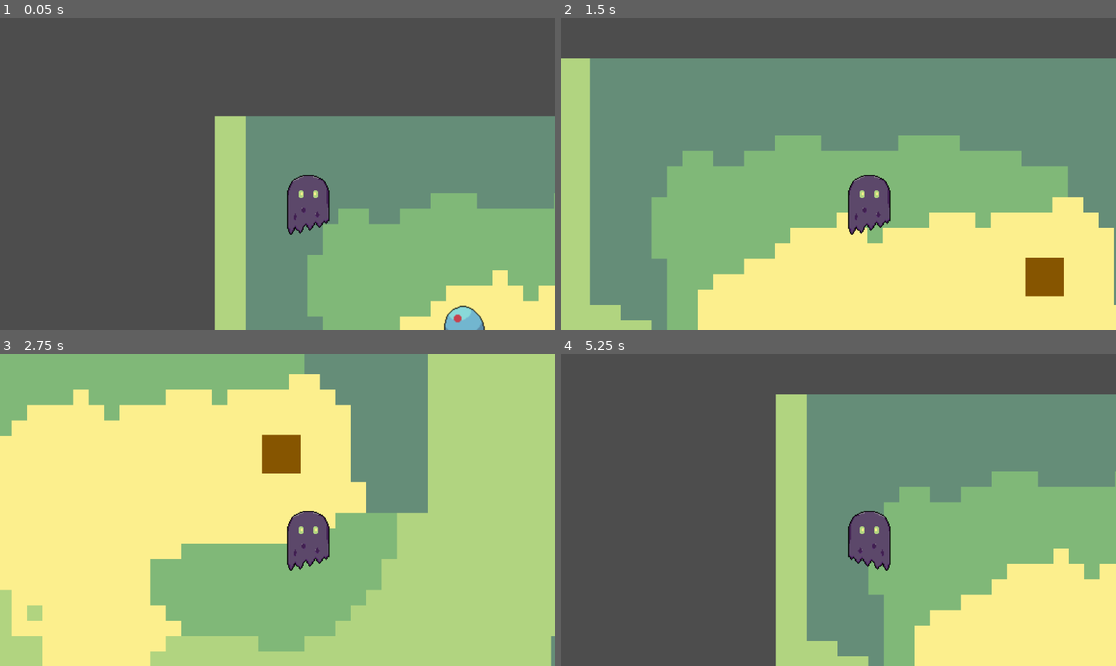
Above: before the commit, frames 1-4 (two rows, left to right).
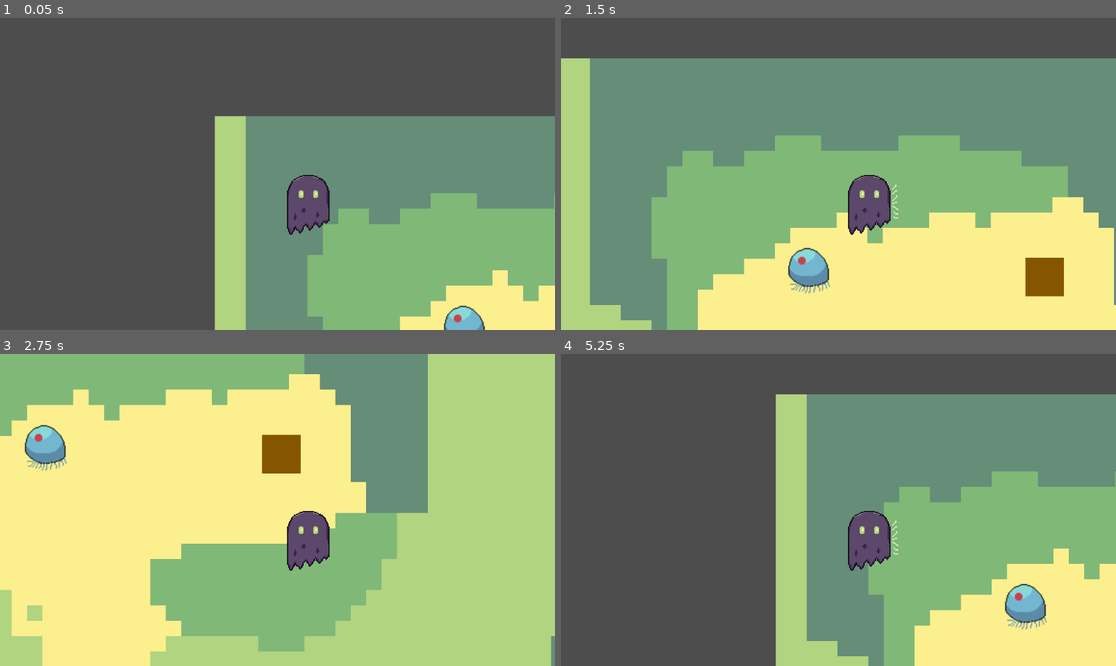
Above: after the commit, the same moments.

Repository: moulindavid/godot-2d
Game: Godot game, scene res://scenes/world.tscn
Same seed, same stepped clock (60 frames per second), same inputs: the game is played once before the commit and once after it.
Inputs (mouse positions are in pixels of both pictures, inside the frame that each line leads up to):
- Up to frame 1 (0.05 s): no input
- Up to frame 2 (1.5 s): tap Enter at 0.5 s; move the mouse to (1027, 326) at 0.52 s; hold Right (ui_right) 0.53-1.28 s; click (1027, 326) at 0.6 s; move the mouse to (727, 189) at 1.27 s; hold Down (ui_down) from 1.28 s (still down); click (727, 189) at 1.35 s
- Up to frame 3 (2.75 s): move the mouse to (333, 441) at 2.02 s; release Down (ui_down) at 2.03 s; hold Right (ui_right) from 2.03 s (still down); click (333, 441) at 2.1 s
- Up to frame 4 (5.25 s): move the mouse to (810, 572) at 2.77 s; release Right (ui_right) at 2.78 s; hold Up (ui_up) 2.78-3.53 s; click (810, 572) at 2.85 s; move the mouse to (1005, 556) at 3.52 s; hold Left (ui_left) 3.53-5.03 s; click (1005, 556) at 3.6 s; move the mouse to (672, 463) at 4.27 s; click (672, 463) at 4.35 s; move the mouse to (866, 510) at 5.02 s; hold Down (ui_down) from 5.03 s (still down); click (866, 510) at 5.1 s

The runs differ from the first frame. In frame 1, less than 0.1% of the frame differs, in the area x 56-58%, y 55-57%; in frame 2, 0.9%; in frame 3, 0.8%; in frame 4, 1.2%, in the area x 51-88%, y 51-89%.

Commit message:
feat: attack annimation kill

Diff:
--- a/project.godot
+++ b/project.godot
@@ -54,6 +54,11 @@
 "events": [Object(InputEventMouseButton,"resource_local_to_scene":false,"resource_name":"","device":-1,"window_id":0,"a …(253 unchanged characters)…
 ]
 }
+mouse_left_click={
+"deadzone": 0.2,
+"events": [Object(InputEventMouseButton,"resource_local_to_scene":false,"resource_name":"","device":-1,"window_id":0,"alt_pressed":false,"shift_pressed":false,"ctrl_pressed":false,"meta_pressed":false,"button_mask":1,"position":Vector2(285, 10),"global_position":Vector2(294, 58),"factor":1.0,"button_index":1,"canceled":false,"pressed":true,"double_click":false,"script":null)
+]
+}
 
 [physics]
 
--- a/scenes/player/ghosty.gd
+++ b/scenes/player/ghosty.gd
@@ -1,22 +1,39 @@
 extends CharacterBody2D
 
 const SPEED = 300.0
+@onready var sprite = $AnimatedSprite2D
+@onready var attack_area = $AttackArea
 
-func _physics_process(delta: float) -> void:
+var is_attacking = false # A "state" variable
 
-	var direction := Input.get_vector("ui_left", "ui_right", "ui_up", "ui_down")
-
-	if direction:
-		velocity = direction * SPEED
-	else:
-		velocity = velocity.move_toward(Vector2.ZERO, SPEED)
-
-	if direction.x != 0:
-		$AnimatedSprite2D.flip_h = direction.x < 0
-
+func _physics_process(_delta):
+	var direction = Input.get_vector("ui_left", "ui_right", "ui_up", "ui_down")
+	velocity = direction * SPEED
 	move_and_slide()
 
-func _on_hitbox_area_entered(area: Area2D) -> void:
-	# Check if the thing we hit has a parent with a 'die' function
-	if area.name == "Hurtbox":
-		area.get_parent().die()
+	attack_area.look_at(get_global_mouse_position())
+
+	# ATTACK TRIGGER
+	if Input.is_action_just_pressed("mouse_left_click") and not is_attacking:
+		perform_attack()
+
+	# ANIMATION CONTROLLER
+	if not is_attacking:
+		sprite.play("idle")
+
+
+func perform_attack():
+	is_attacking = true
+	sprite.play("attack")
+
+	# Cleave logic
+	var overlapping_bodies = attack_area.get_overlapping_bodies()
+	for body in overlapping_bodies:
+		if body.has_method("die"):
+			body.die()
+
+# This is the signal function - make sure it is connected!
+func _on_animated_sprite_2d_animation_finished():
+	if sprite.animation == "attack":
+		is_attacking = false # Reset the state
+		sprite.play("idle")
--- a/scenes/player/ghosty.tscn
+++ b/scenes/player/ghosty.tscn
@@ -2,6 +2,23 @@
 
 [ext_resource type="Script" uid="uid://5aj2vc3y5ikv" path="res://scenes/player/ghosty.gd" id="1_6ks8a"]
 [ext_resource type="Texture2D" uid="uid://cx41y1ux4kfnx" path="res://assets/ghosty/ghost_big_idle_animation.png" id="1_ddkeh"]
+[ext_resource type="Texture2D" uid="uid://64gqi4ystde7" path="res://assets/ghosty/attack_animation.png" id="2_yxutj"]
+
+[sub_resource type="AtlasTexture" id="AtlasTexture_ln8s8"]
+atlas = ExtResource("2_yxutj")
+region = Rect2(0, 0, 64, 64)
+
+[sub_resource type="AtlasTexture" id="AtlasTexture_cott8"]
+atlas = ExtResource("2_yxutj")
+region = Rect2(64, 0, 64, 64)
+
+[sub_resource type="AtlasTexture" id="AtlasTexture_3xxp1"]
+atlas = ExtResource("2_yxutj")
+region = Rect2(128, 0, 64, 64)
+
+[sub_resource type="AtlasTexture" id="AtlasTexture_kwjt1"]
+atlas = ExtResource("2_yxutj")
+region = Rect2(192, 0, 64, 64)
 
 [sub_resource type="AtlasTexture" id="AtlasTexture_ddkeh"]
 atlas = ExtResource("1_ddkeh")
@@ -21,6 +38,23 @@
 
 [sub_resource type="SpriteFrames" id="SpriteFrames_lp4s2"]
 animations = [{
+"frames": [{
+"duration": 1.0,
+"texture": SubResource("AtlasTexture_ln8s8")
+}, {
+"duration": 3.0,
+"texture": SubResource("AtlasTexture_cott8")
+}, {
+"duration": 3.0,
+"texture": SubResource("AtlasTexture_3xxp1")
+}, {
+"duration": 3.0,
+"texture": SubResource("AtlasTexture_kwjt1")
+}],
+"loop": false,
+"name": &"attack",
+"speed": 20.0
+}, {
 "frames": [{
 "duration": 1.0,
 "texture": SubResource("AtlasTexture_ddkeh")
@@ -47,6 +81,10 @@
 radius = 21.0
 height = 60.0
 
+[sub_resource type="CapsuleShape2D" id="CapsuleShape2D_ln8s8"]
+radius = 4.0
+height = 40.0
+
 [node name="Ghosty" type="CharacterBody2D" unique_id=1321214851]
 script = ExtResource("1_6ks8a")
 
@@ -56,21 +94,36 @@
 texture_filter = 1
 position = Vector2(32, 32)
 sprite_frames = SubResource("SpriteFrames_lp4s2")
-animation = &"idle"
+animation = &"attack"
 autoplay = "idle"
-frame = 3
-frame_progress = 0.5984266
 
 [node name="CollisionShape2D" type="CollisionShape2D" parent="." unique_id=1643504698]
 position = Vector2(32, 35)
 shape = SubResource("CapsuleShape2D_6ks8a")
 
 [node name="Area2D" type="Area2D" parent="." unique_id=1781609251]
+light_mask = 4
+visibility_layer = 4
 
-[node name="HurtBox" type="CollisionShape2D" parent="Area2D" unique_id=392323723]
-position = Vector2(32, 30)
+[node name="Hurtbox" type="CollisionShape2D" parent="Area2D" unique_id=392323723]
+light_mask = 4
+visibility_layer = 4
+position = Vector2(32, 31)
 shape = SubResource("CapsuleShape2D_yxutj")
 
 [node name="Camera2D" type="Camera2D" parent="." unique_id=172237142]
 zoom = Vector2(2, 2)
 position_smoothing_speed = 10.0
+
+[node name="AttackArea" type="Area2D" parent="." unique_id=736970673]
+light_mask = 7
+visibility_layer = 0
+position = Vector2(32, 32)
+
+[node name="CollisionShape2D" type="CollisionShape2D" parent="AttackArea" unique_id=1084395100]
+light_mask = 7
+visibility_layer = 7
+position = Vector2(27, -3)
+shape = SubResource("CapsuleShape2D_ln8s8")
+
+[connection signal="animation_finished" from="AnimatedSprite2D" to="." method="_on_animated_sprite_2d_animation_finished"]
--- a/scenes/world.tscn
+++ b/scenes/world.tscn
@@ -55,6 +55,8 @@
 
 [node name="StaticBody2D" type="StaticBody2D" parent="." unique_id=2112830859]
 top_level = true
+light_mask = 3
+visibility_layer = 3
 
 [node name="ColorRect" type="ColorRect" parent="StaticBody2D" unique_id=925652586]
 offset_left = 452.0
@@ -63,7 +65,10 @@
 offset_bottom = 247.0
 color = Color(0.52639294, 0.33517987, 0, 1)
 
-[node name="CollisionShape2D" type="CollisionShape2D" parent="StaticBody2D" unique_id=1182221509]
+[node name="Hurtbox" type="CollisionShape2D" parent="StaticBody2D" unique_id=1182221509]
+show_behind_parent = true
+light_mask = 3
+visibility_layer = 3
 position = Vector2(472.125, 227)
 shape = SubResource("RectangleShape2D_nnsk1")
 
@@ -71,6 +76,8 @@
 position = Vector2(33, 60)
 
 [node name="Blobby" type="CharacterBody2D" parent="." unique_id=281933888]
+light_mask = 3
+visibility_layer = 3
 input_pickable = true
 script = ExtResource("3_k0juu")
 
@@ -79,11 +86,11 @@
 sprite_frames = SubResource("SpriteFrames_k0juu")
 
 [node name="CollisionShape2D" type="CollisionShape2D" parent="Blobby" unique_id=241574034]
-position = Vector2(228, 219)
+position = Vector2(227, 219)
 shape = SubResource("CapsuleShape2D_4wyf3")
 
-[node name="HurtBox" type="CollisionShape2D" parent="Blobby" unique_id=1281615850]
+[node name="Hurtbox" type="CollisionShape2D" parent="Blobby" unique_id=1281615850]
 light_mask = 0
-visibility_layer = 2
-position = Vector2(456, 438)
+visibility_layer = 3
+position = Vector2(227, 219)
 shape = SubResource("CapsuleShape2D_4wyf3")
--- a/scripts/blobby.gd
+++ b/scripts/blobby.gd
@@ -1,10 +1,5 @@
 extends CharacterBody2D
 
-func _input_event(_viewport, event, _shape_idx):
-	if event is InputEventMouseButton:
-		if event.button_index == MOUSE_BUTTON_LEFT and event.pressed:
-			die()
-
 func die():
-	print("Enemy destroyed by right-click!")
+	print("Enemy destroyed by left-click!")
 	queue_free()
Binary file added: assets/ghosty/attack_animation.png
Not shown, added: assets/ghosty/attack_animation.png.import
